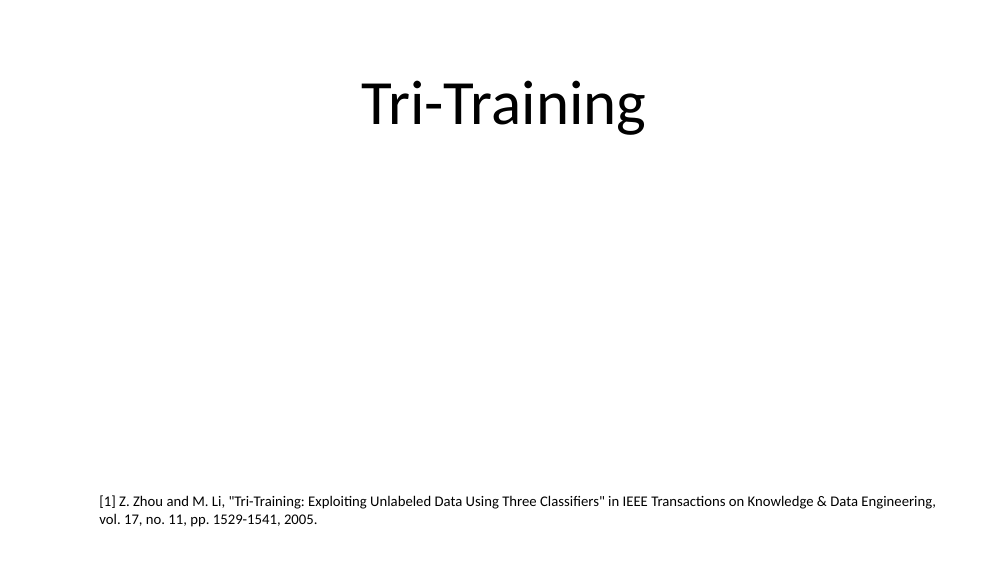
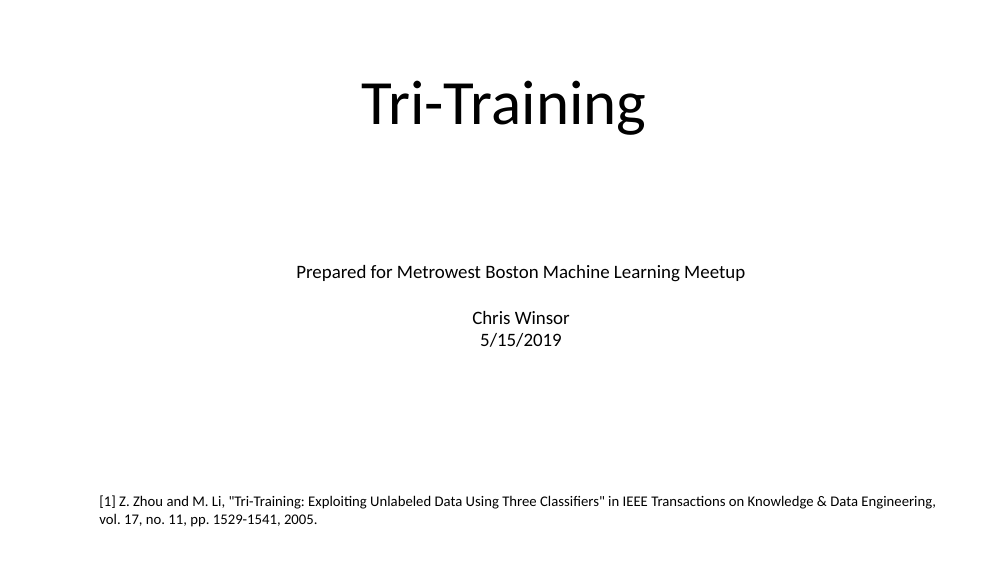
Before and after one commit to cwinsor/tri_training, a slide deck: slide 1 of Tri_Training_Zhou_Li_2005.pptx. Drawn at 1008x567 pixels with LibreOffice and Linux fonts; fonts in the diff are those of the drawing; grey boxes stand for pictures. Boxes give left, top, right and bottom in pixels: in the first picture for what was removed or moved away, otherwise in the second. Text is boxed around its words. In the diff, an @@ line names an element or a change of style, - is before the commit and + after.

```diff
--- a/Tri_Training_Zhou_Li_2005.pptx
+++ b/Tri_Training_Zhou_Li_2005.pptx
@@ text added at <box>296,265,745,347</box>, 18 pt, text #000000 @@
+Prepared for Metrowest Boston Machine Learning Meetup
+Chris Winsor
+5/15/2019
```
Also in this commit, not shown: 2 other slides changed, 1 slide added.
